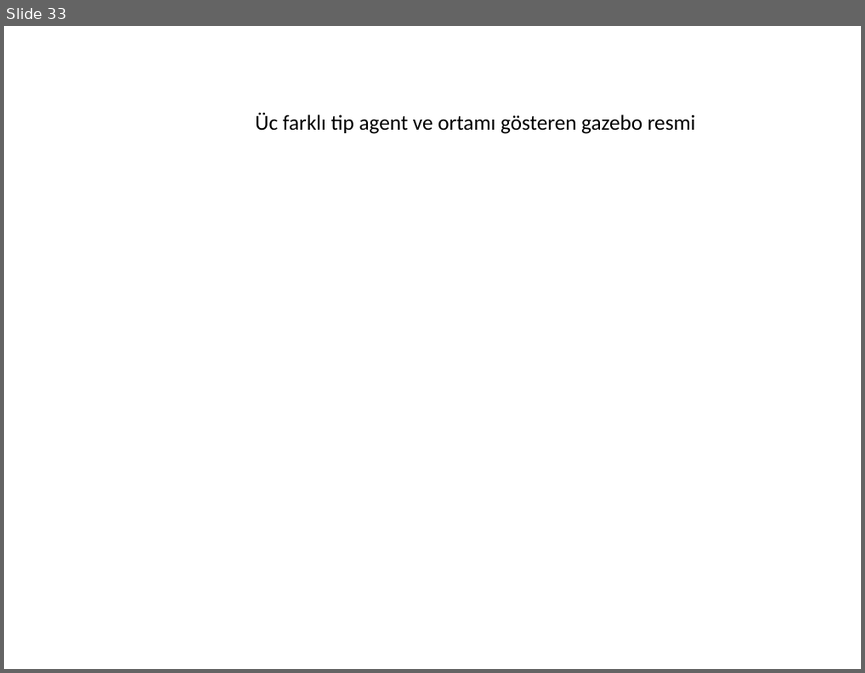
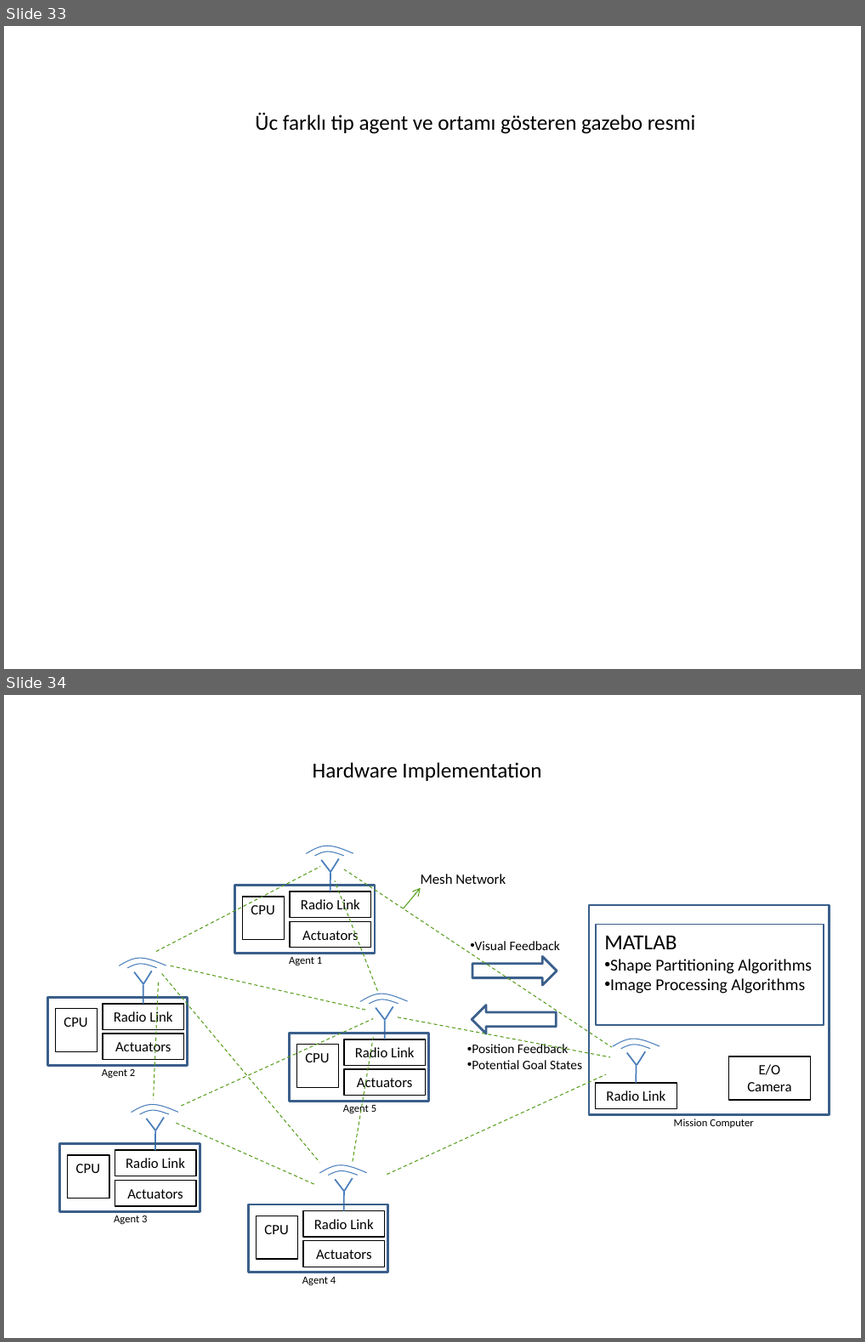
Before and after one commit to kadir4172/formation_control, a slide deck: Tez Çizimleri.pptx. Shown one above the other, each under a label of ours: slide 33 before the commit, slides 33 and 34 after it. The pictures are 865x673 and 865x1342 pixels, drawn with LibreOffice and Linux fonts; fonts in the diff are those of the drawing. Boxes give left, top, right and bottom in pixels: in the first picture for what was removed or moved away, otherwise in the second. Text is boxed around its words. In the diff, an @@ line names an element or a change of style, - is before the commit and + after.

Commit message:
[upgrade] hardware implementation a baslandi.

```diff
--- a/Tez Çizimleri.pptx
+++ b/Tez Çizimleri.pptx
@@ slide 34 added at [4,695,861,1338], background #FFFFFF @@
@@ text added at [313,762,541,781], 18 pt, text #000000 @@
+Hardware Implementation
@@ group added at [47,845,829,1285]: 29 lines, 24 rectangles, 12 freeform shapes, 9 texts, 2 right arrows, 1 arrow @@
+Radio Link
+CPU
+Actuators
+Agent 2
+Radio Link
+CPU
+Actuators
+Agent 1
+Radio Link
+CPU
+Actuators
+Agent 5
+Radio Link
+CPU
+Actuators
+Agent 4
+Radio Link
+CPU
+Actuators
+Agent 3
+MATLAB
+• Shape Partitioning Algorithms
+• Image Processing Algorithms
+Radio Link
+Mission Computer
+• Visual Feedback
+• Position Feedback
+• Potential Goal States
+Mesh Network
+E/O
+Camera
```
Also in this commit, not shown: 2 other slides added, 3 other files.
